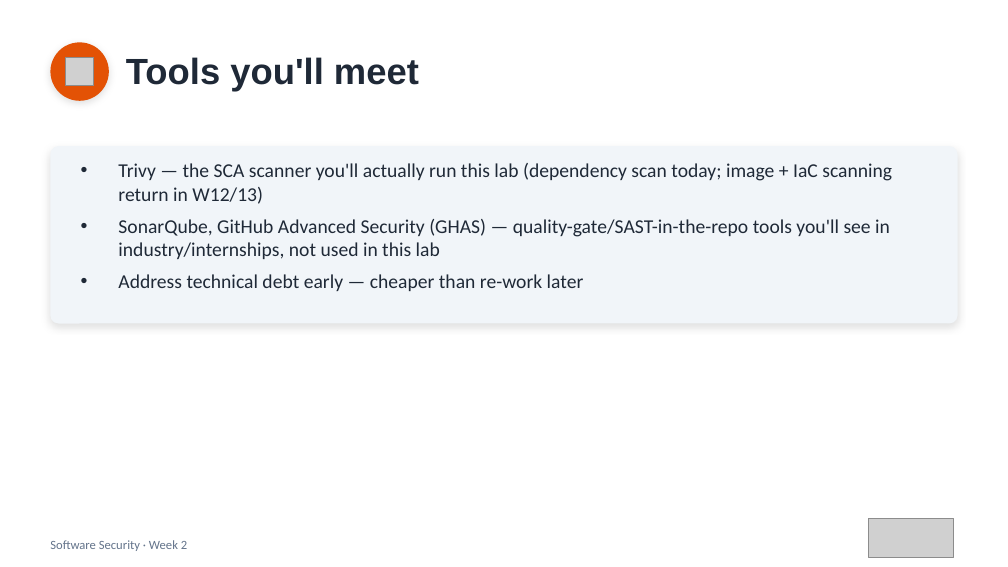
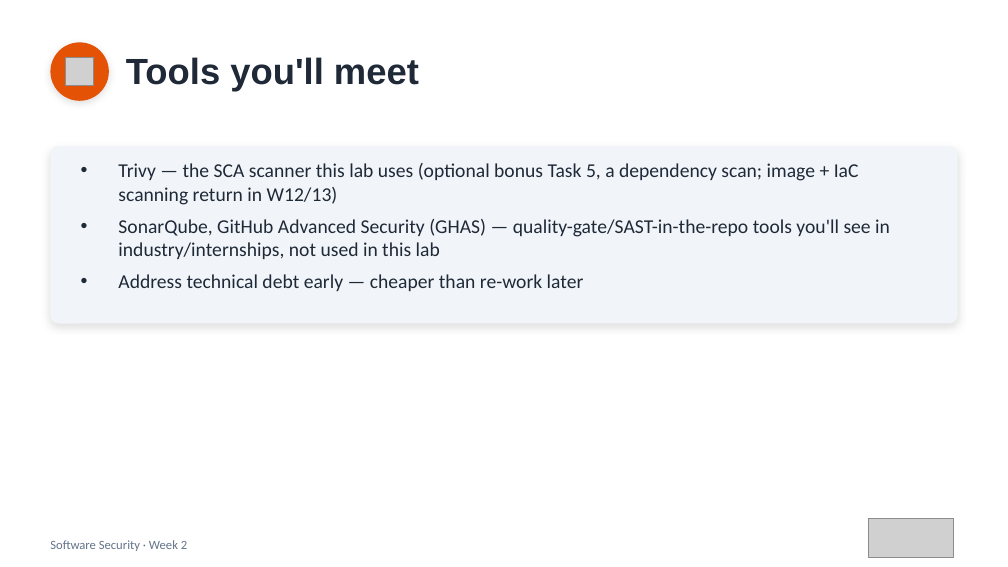
Before and after one commit to nutthakorn7/software-security, a slide deck: slide 14 of slides/pptx/week02.pptx. Drawn at 1008x567 pixels with LibreOffice and Linux fonts; fonts in the diff are those of the drawing; grey boxes stand for pictures. Boxes give left, top, right and bottom in pixels: in the first picture for what was removed or moved away, otherwise in the second. Text is boxed around its words. In the diff, an @@ line names an element or a change of style, - is before the commit and + after.

```diff
--- a/slides/pptx/week02.pptx
+++ b/slides/pptx/week02.pptx
@@ text at (118,163,859,205): text changed @@
-• Trivy — the SCA scanner you'll actually run this lab (dependency scan today; image + IaC scanning return in W12/13)
+• Trivy — the SCA scanner this lab uses (optional bonus Task 5, a dependency scan; image + IaC scanning return in W12/13)
```
Also in this commit, not shown: 1 other slide changed, 3 other files.
